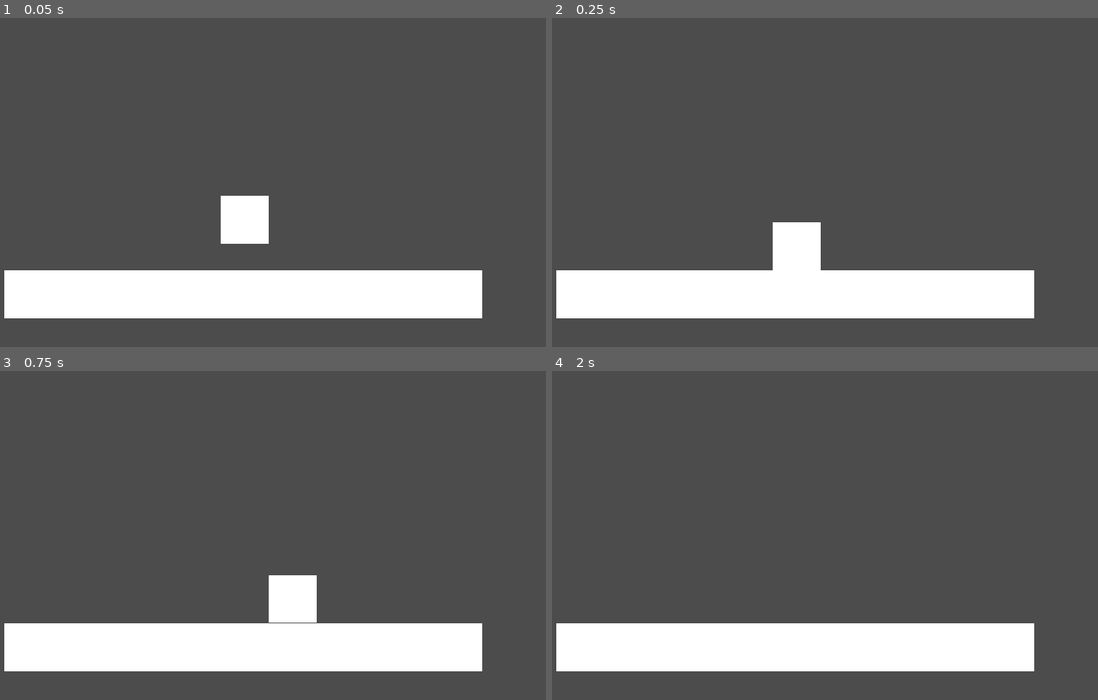
Above: before the commit, frames 1-4 (two rows, left to right).
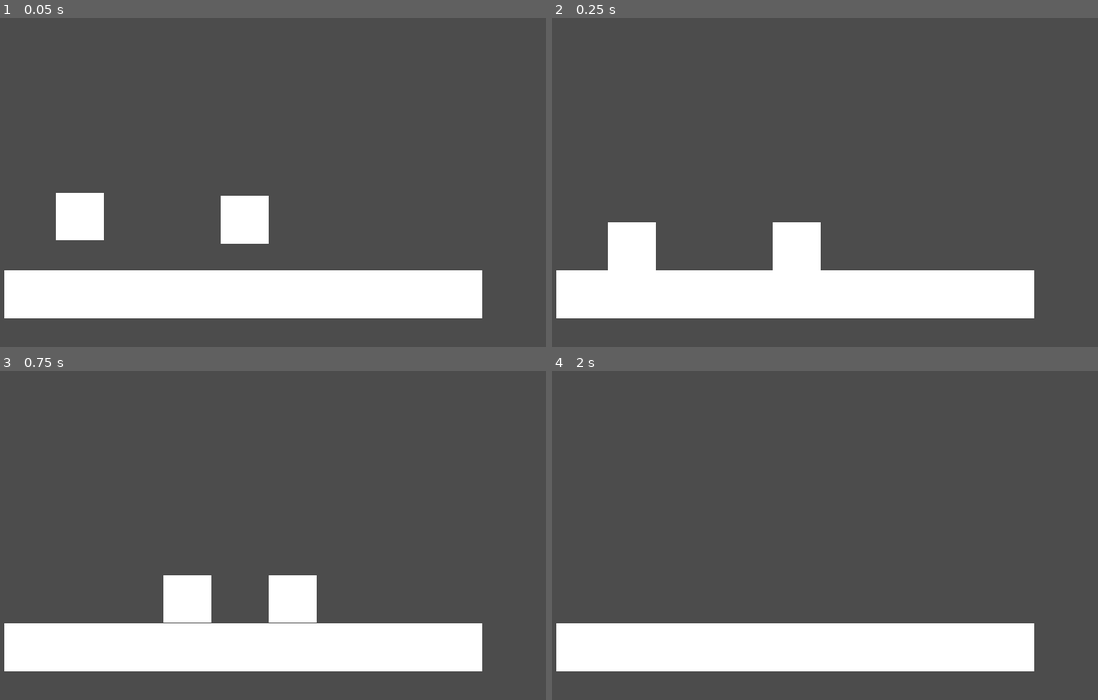
Above: after the commit, the same moments.

Repository: SpookyBois-UTD/Untitled-Skeleton-Game
Game: Godot game, scene res://Scenes/Test.tscn
The game is run twice, just before and just after one commit, with the same random seed, the same clock (stepped at 60 frames per second) and the same inputs. This scene is started directly instead of the project's main scene.
Inputs:
- Up to frame 1 (0.05 s): no input
- Up to frame 2 (0.25 s): no input
- Up to frame 3 (0.75 s): tap Enter at 0.5 s; hold D (player_right) from 0.53 s (still down); hold Shift (player_run, bound only after the commit) from 0.53 s (still down)
- Up to frame 4 (2 s): keep holding D (player_right); tap Space (player_jump) at 0.77, 1.52 s; release Shift (player_run, bound only after the commit) at 1.28 s; tap Shift (player_run, bound only after the commit) at 1.35 s

The runs differ from the first frame. In frame 1, 1.3% of the frame differs, in the area x 10-20%, y 53-68%; in frame 2, 1.3%, in the area x 10-20%, y 62-77%; in frame 3, 1.3%; in frame 4, nothing differs.

Commit message:
Added basic code for a two-legged skeleton

Diff:
--- /dev/null
+++ b/Scenes/SkeletonTwoLeg.tscn
@@ -0,0 +1,19 @@
+[gd_scene load_steps=4 format=2]
+
+[ext_resource path="res://Sprites/Block.png" type="Texture" id=1]
+[ext_resource path="res://Scripts/SkeletonTwoLeg.gd" type="Script" id=2]
+
+[sub_resource type="RectangleShape2D" id=1]
+extents = Vector2( 19.9668, 20.058 )
+
+[node name="SkeletonOneLeg" type="KinematicBody2D"]
+position = Vector2( 100, 100 )
+script = ExtResource( 2 )
+speed = 300
+
+[node name="Sprite" type="Sprite" parent="."]
+texture = ExtResource( 1 )
+
+[node name="CollisionShape2D" type="CollisionShape2D" parent="."]
+position = Vector2( 0, -3.8147e-06 )
+shape = SubResource( 1 )
--- a/Scenes/Test.tscn
+++ b/Scenes/Test.tscn
@@ -1,7 +1,8 @@
-[gd_scene load_steps=4 format=2]
+[gd_scene load_steps=5 format=2]
 
 [ext_resource path="res://Sprites/Block.png" type="Texture" id=1]
 [ext_resource path="res://Scenes/SkeletonOneLeg.tscn" type="PackedScene" id=2]
+[ext_resource path="res://Scenes/SkeletonTwoLeg.tscn" type="PackedScene" id=3]
 
 [sub_resource type="RectangleShape2D" id=1]
 extents = Vector2( 199.482, 20.5189 )
@@ -22,3 +23,8 @@
 [node name="Sprite" type="Sprite" parent="StaticBody2D"]
 scale = Vector2( 10, 1 )
 texture = ExtResource( 1 )
+
+[node name="SkeletonOneLeg2" parent="." instance=ExtResource( 3 )]
+position = Vector2( -137, -67 )
+gravity = 1000
+jump_power = -600
--- /dev/null
+++ b/Scripts/SkeletonTwoLeg.gd
@@ -0,0 +1,28 @@
+extends "res://Scripts/SkeletonOneLeg.gd"
+
+
+# Declare member variables here. Examples:
+# var a = 2
+# var b = "text"
+export (int) var run_speed = 450
+var actual_speed = speed
+
+
+# Called when the node enters the scene tree for the first time.
+func _ready():
+	pass # Replace with function body.
+
+func move(direction : String):
+	if(Input.is_action_pressed("player_run") && is_on_floor()):
+		actual_speed = run_speed
+	elif(!Input.is_action_pressed("player_run") && is_on_floor()):
+		actual_speed = speed
+	if(direction == "left"):
+		velocity.x -= actual_speed
+	if(direction == "right"):
+		velocity.x += actual_speed
+
+
+# Called every frame. 'delta' is the elapsed time since the previous frame.
+#func _process(delta):
+#	pass
--- a/project.godot
+++ b/project.godot
@@ -43,6 +43,11 @@
 "events": [ Object(InputEventKey,"resource_local_to_scene":false,"resource_name":"","device":0,"alt":false,"shift":false,"control":false,"meta":false,"command":false,"pressed":false,"scancode":32,"unicode":0,"echo":false,"script":null)
  ]
 }
+player_run={
+"deadzone": 0.5,
+"events": [ Object(InputEventKey,"resource_local_to_scene":false,"resource_name":"","device":0,"alt":false,"shift":false,"control":false,"meta":false,"command":false,"pressed":false,"scancode":16777237,"unicode":0,"echo":false,"script":null)
+ ]
+}
 
 [rendering]
 
